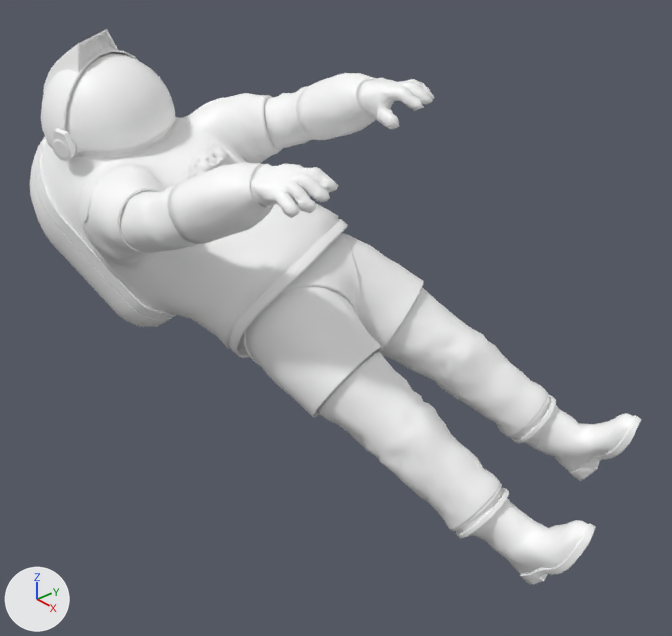
Two versions of the Blender file nebula.blend, one commit apart.
Rendered twice from a 50 mm lens placed at (0.75, -1.178, 0.453), pointed at (-0.446, -0.139, -0.359). Arrows for +X, +Y and +Z are at lower left; the lights stay in place.

Before the edit, the objects in view are built like this:
```python
me_z2_001 = bpy.data.meshes.new('Z2.001')
me_z2_001.from_pydata(...)  # 16239 vertices, 15454 faces; spans x -0.4..0.4, y -0.01..1.93, z -0.42..0.63
me_z2_001.materials.append(mat_baked_001)  # its picture is missing
ob_z2 = bpy.data.objects.new('Z2', me_z2_001)
ob_z2.location = (-0.017, 0.062, -0.678)
ob_z2.rotation_euler = (0.585, -0.177, 8.195)  # degrees (34, -10, 110)
ob_z2.scale = (0.658, 0.658, 0.658)
```
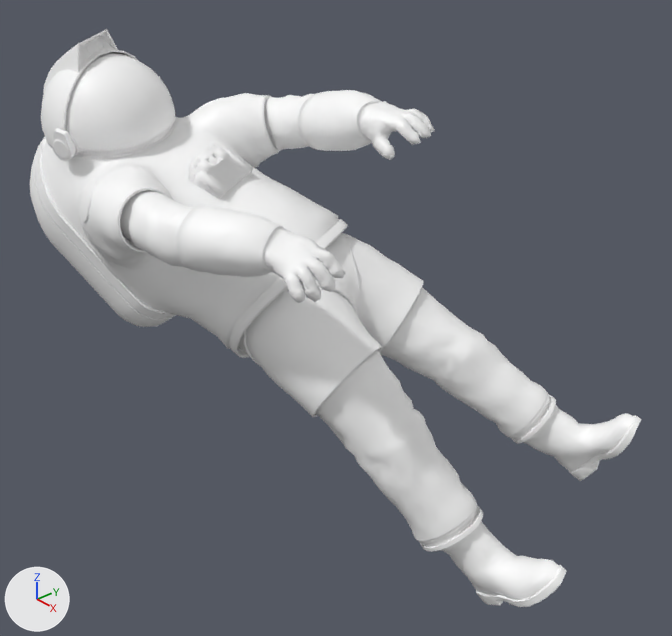
What differs and where, as boxes [x1, y1, x2, y2] in the pictures (672 x 636 px):
'Z2', reshaped (19% shorter)
    before: [30, 29, 641, 585]
    after: [30, 29, 641, 481]
'left leg', added
    after: [315, 350, 567, 607]
'left arm', added
    after: [120, 190, 345, 303]
'right arm', added
    after: [264, 90, 435, 160]
part 1 of me_z2_001, deleted
    before: [296, 73, 435, 140]
part 2 of me_z2_001, deleted
    before: [167, 162, 339, 244]
part 3 of me_z2_001, deleted
    before: [452, 483, 509, 539]
part 4 of me_z2_001, deleted
    before: [469, 498, 596, 585]
part 5 of me_z2_001, cut back
    before: [316, 351, 500, 530]
    after: [325, 354, 374, 403]
part 6 of me_z2_001, cut back
    before: [263, 86, 316, 150]
part 7 of me_z2_001, cut back
    before: [109, 185, 198, 253]
    after: [120, 188, 157, 212]

The change in detail:
me_z2_001 is used by ob_z2; location (-0.017, 0.062, -0.678); rotation (0.585, -0.177, 8.195), in degrees (34, -10, 110); scale (0.658, 0.658, 0.658).
me_z2_001 had 16239 vertices, 15454 faces and spanned x -0.4..0.4, y -0.01..1.93, z -0.42..0.63.
me_z2_001 now has 12553 vertices, 11898 faces and spans x -0.38..0.38, y -0.01..1.93, z -0.42..0.29.
me_z2_001 part 1: the loose piece of 771 vertices spanning x 0.17..0.39, y 1.02..1.35, z 0.28..0.63 is deleted.
me_z2_001 part 2: the loose piece of 771 vertices spanning x -0.39..-0.18, y 1.02..1.35, z 0.28..0.63 is deleted.
me_z2_001 part 3: the loose piece of 528 vertices spanning x -0.29..-0.12, y 0.2..0.27, z -0.08..0.11 is deleted.
me_z2_001 part 4: the loose piece of 464 vertices spanning x -0.28..-0.13, y -0.01..0.22, z -0.06..0.25 is deleted.
me_z2_001 part 5: 21 vertices moved within x -0.27..-0.06, y 0.71..0.75, z -0.07..0.15; 576 vertices removed from x -0.29..-0.04, y 0.24..0.75, z -0.09..0.15.
me_z2_001 part 6: 6 vertices moved within x 0.23..0.3, y 1.33..1.42, z 0.13..0.25; 288 vertices removed from x 0.21..0.4, y 1.21..1.46, z 0.11..0.38.
me_z2_001 part 7: 5 vertices moved within x -0.37..-0.27, y 1.32..1.44, z 0.16..0.25; 288 vertices removed from x -0.4..-0.22, y 1.21..1.46, z 0.12..0.38.
Mesh me_z2_004 is new.
It has 1059 vertices, 1022 faces and spans x 0.174..0.396, y 1.021..1.461, z 0.112..0.625.
It uses material mat_baked_001 (its picture is missing).
Mesh me_z2_007 is new.
It has 1568 vertices, 1512 faces and spans x -0.289..-0.041, y -0.009..0.746, z -0.088..0.253.
It uses material mat_baked_001 (its picture is missing).
Mesh me_z2_005 is new.
It has 1059 vertices, 1022 faces and spans x -0.398..-0.176, y 1.02..1.457, z 0.115..0.626.
It uses material mat_baked_001 (its picture is missing).
Object 'right arm' (ob_right_arm) is new; it shows me_z2_004.
Its location is (-0.115, 0.024, -0.776).
Its rotation in degrees is (42, -12, 104).
Its scale is (0.658, 0.658, 0.658).
Object 'left leg' (ob_left_leg) is new; it shows me_z2_007.
Its location is (-0.096, 0.071, -0.774).
Its rotation in degrees is (48, -13, 106).
Its scale is (0.714, 0.714, 0.714).
Object 'left arm' (ob_left_arm) is new; it shows me_z2_005.
Its location is (-0.316, 0.073, -0.858).
Its rotation in degrees is (58, -17, 104).
Its scale is (0.658, 0.658, 0.658).
